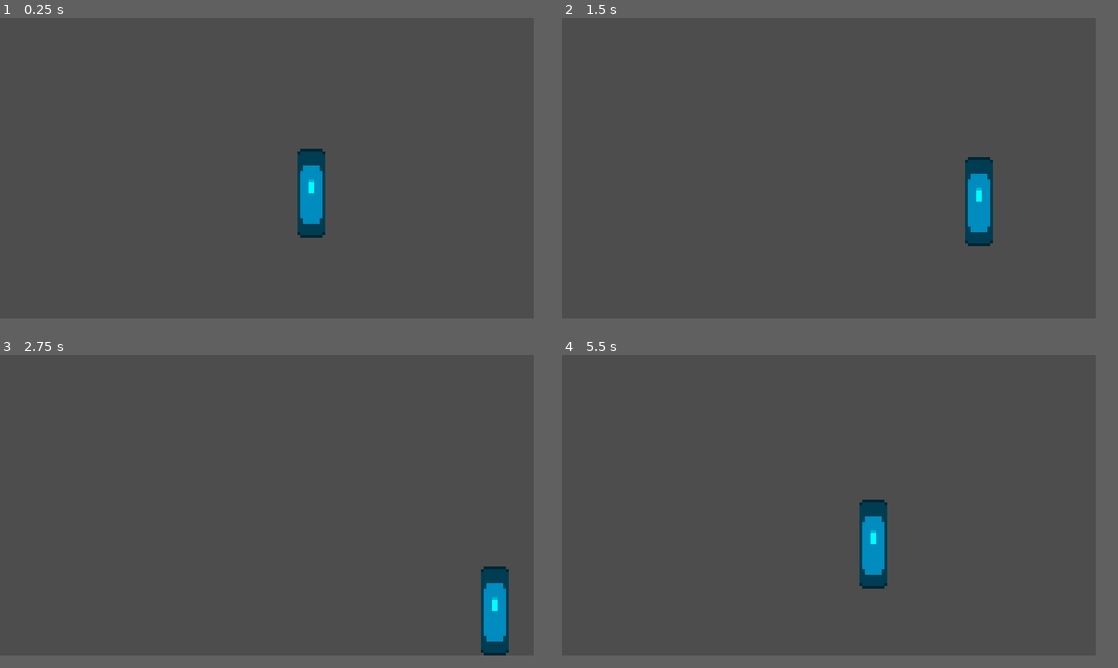
Above: before the commit, frames 1-4 (two rows, left to right).
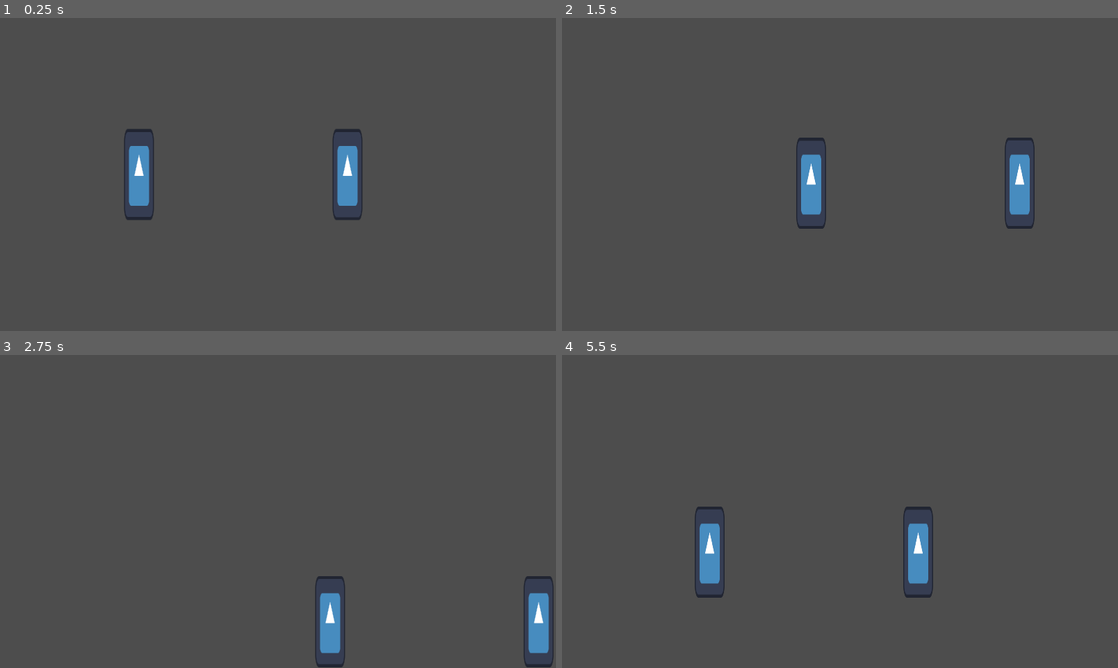
Above: after the commit, the same moments.

Repository: qvorr/fih
Game: Godot game, scene res://FightModeScene.tscn
Same seed, same stepped clock (60 frames per second), same inputs: the game is played once before the commit and once after it. The engine's default icon, where the game draws it, is replaced by a stand-in: a white triangle on a blue panel in a dark square.
Inputs:
- Up to frame 1 (0.25 s): no input
- Up to frame 2 (1.5 s): tap Enter at 0.5 s; hold D (move_right) 0.53-1.28 s; tap I (attack_high, bound only after the commit) at 0.6 s; tap M (attack_low, bound only after the commit) at 0.8, 1.35 s; hold S (move_down) from 1.28 s (still down)
- Up to frame 3 (2.75 s): tap K (attack_mid, bound only after the commit) at 1.55, 2.1 s; release S (move_down) at 2.03 s; hold D (move_right) from 2.03 s (still down); tap I (attack_high, bound only after the commit) at 2.3 s
- Up to frame 4 (5.5 s): release D (move_right) at 2.78 s; hold W (move_up) 2.78-3.53 s; tap I (attack_high, bound only after the commit) at 2.85, 4.55, 5.1 s; tap M (attack_low, bound only after the commit) at 3.05, 3.6, 5.3 s; hold A (move_left) 3.53-5.03 s; tap K (attack_mid, bound only after the commit) at 3.8, 4.35 s; hold S (move_down) from 5.03 s (still down)
In our replay, the window is 768x432 before the commit and 800x450 after it. These sizes can differ from the game's own. Grey fills any space a smaller window leaves; there, only what the larger window draws over its background counts as a difference.

The runs differ from the first frame. In frame 1, 3.2% of the frame differs, in the area x 22-66%, y 35-71%; in frame 2, 3.2%; in frame 3, 3.2%; in frame 4, 3.3%, in the area x 23-67%, y 46-78%.

Commit message:
player has multiple scripts

Diff:
--- a/FightModeScene.tscn
+++ b/FightModeScene.tscn
@@ -1,26 +1,13 @@
 [gd_scene format=3 uid="uid://4pqund3nukl7"]
 
-[ext_resource type="Script" uid="uid://bss4mgihbqfdc" path="res://character_body_2d.gd" id="1_y37ji"]
-[ext_resource type="Texture2D" uid="uid://4q335xxs2p" path="res://assets/icon.svg" id="2_7wp10"]
-
-[sub_resource type="RectangleShape2D" id="RectangleShape2D_1klgc"]
-size = Vector2(128, 128)
+[ext_resource type="PackedScene" uid="uid://ckudr8chj1kgo" path="res://player.tscn" id="1_rnk63"]
+[ext_resource type="Script" uid="uid://bss4mgihbqfdc" path="res://scripts/HealthAndTakeDamage.gd" id="2_y37ji"]
 
 [node name="FightModeScene" type="Node2D" unique_id=1821662636]
-modulate = Color(0, 1, 1, 1)
 
-[node name="CharacterBody2D" type="CharacterBody2D" parent="." unique_id=952579625]
-position = Vector2(112, 63.000046)
-scale = Vector2(0.08, 0.245)
-motion_mode = 1
-platform_on_leave = 2
-script = ExtResource("1_y37ji")
-SPEED = 50
-FRICTION = 190.0
-metadata/_edit_group_ = true
+[node name="Player" parent="." unique_id=1404003345 instance=ExtResource("1_rnk63")]
+position = Vector2(48, 54)
 
-[node name="Sprite2D" type="Sprite2D" parent="CharacterBody2D" unique_id=1927576328]
-texture = ExtResource("2_7wp10")
-
-[node name="CollisionShape2D" type="CollisionShape2D" parent="CharacterBody2D" unique_id=1602779084]
-shape = SubResource("RectangleShape2D_1klgc")
+[node name="Enemy" parent="." unique_id=892226742 instance=ExtResource("1_rnk63")]
+position = Vector2(120, 54)
+script = ExtResource("2_y37ji")
--- a/FishingScene.tscn
+++ b/FishingScene.tscn
@@ -1,38 +1,96 @@
 [gd_scene format=3 uid="uid://6fajfrmst3bl"]
 
-[ext_resource type="Texture2D" uid="uid://ujwhw65kf5be" path="res://assets/boat.png" id="1_ghtpf"]
-[ext_resource type="Script" uid="uid://cevliku7ntv51" path="res://animate_boat.gd" id="2_3qtlo"]
-[ext_resource type="Texture2D" uid="uid://dc0o4fu7tb6n8" path="res://assets/boat2.png" id="3_3qtlo"]
-
-[sub_resource type="RectangleShape2D" id="RectangleShape2D_w2kh6"]
-size = Vector2(105, 48)
+[ext_resource type="Script" uid="uid://cevliku7ntv51" path="res://scripts/animate_boat.gd" id="2_3qtlo"]
+[ext_resource type="Texture2D" uid="uid://bj48qskrylrlv" path="res://assets/scene 1/fisherman_scene_1.png" id="3_hwtv3"]
+[ext_resource type="Texture2D" uid="uid://0wo24h0yrhjw" path="res://assets/scene 1/boat.png" id="3_v62h4"]
+[ext_resource type="Texture2D" uid="uid://brdppn0eisgbu" path="res://assets/scene 1/sky.png" id="4_egw1k"]
+[ext_resource type="PackedScene" uid="uid://d0d0ff4caub5x" path="res://water.tscn" id="5_egw1k"]
+[ext_resource type="Texture2D" uid="uid://bbh1qsqpt0vc3" path="res://assets/scene 1/fishing_rod_frame_0.png" id="7_tobc7"]
+[ext_resource type="Texture2D" uid="uid://3hvvx4s12g35" path="res://assets/scene 1/fishing_rod_frame_1.png" id="8_431q5"]
+[ext_resource type="Texture2D" uid="uid://ld5sjd2hxcvy" path="res://assets/scene 1/fishing_rod_frame_2.png" id="9_fdsps"]
+[ext_resource type="Texture2D" uid="uid://bjc4pxjmmssrb" path="res://assets/scene 1/fishing_rod_frame_3.png" id="10_iuw0o"]
 
 [sub_resource type="RectangleShape2D" id="RectangleShape2D_nijv6"]
-size = Vector2(105, 48)
+size = Vector2(106, 20.205)
+
+[sub_resource type="CapsuleShape2D" id="CapsuleShape2D_w2kh6"]
+radius = 14.285721
+height = 45.714287
+
+[sub_resource type="SpriteFrames" id="SpriteFrames_w2kh6"]
+animations = [{
+"frames": [],
+"loop": 1,
+"name": &"default",
+"speed": 5.0
+}, {
+"frames": [{
+"duration": 3.0,
+"texture": ExtResource("7_tobc7")
+}, {
+"duration": 3.0,
+"texture": ExtResource("8_431q5")
+}, {
+"duration": 3.0,
+"texture": ExtResource("9_fdsps")
+}, {
+"duration": 3.0,
+"texture": ExtResource("10_iuw0o")
+}],
+"loop": 1,
+"name": &"fishing_rod",
+"speed": 5.0
+}]
 
 [node name="FishingScene" type="Node2D" unique_id=387741695]
 
-[node name="StaticBody2D" type="StaticBody2D" parent="." unique_id=902113227]
-visible = false
-position = Vector2(96, 57)
+[node name="skybox" type="Sprite2D" parent="." unique_id=791622317]
+z_index = -10
+position = Vector2(96, 55)
+texture = ExtResource("4_egw1k")
+
+[node name="boat" type="AnimatableBody2D" parent="." unique_id=60449869]
+position = Vector2(90, 53)
+script = ExtResource("2_3qtlo")
+step_time = 2.0
+
+[node name="BoatCollider" type="CollisionShape2D" parent="boat" unique_id=1244556774]
+position = Vector2(0, 14.32)
+shape = SubResource("RectangleShape2D_nijv6")
+
+[node name="BoatSprite" type="Sprite2D" parent="boat" unique_id=1647082775]
+z_index = 5
+texture_filter = 1
+texture = ExtResource("3_v62h4")
+offset = Vector2(6, -1)
+
+[node name="Player" type="CharacterBody2D" parent="boat" unique_id=696843904]
+position = Vector2(3, -4)
+scale = Vector2(0.5, 0.5)
 metadata/_edit_group_ = true
 
-[node name="CollisionShape2D" type="CollisionShape2D" parent="StaticBody2D" unique_id=1307168755]
-shape = SubResource("RectangleShape2D_w2kh6")
+[node name="PlayerCollider" type="CollisionShape2D" parent="boat/Player" unique_id=72860839]
+visible = false
+shape = SubResource("CapsuleShape2D_w2kh6")
 
-[node name="Sprite2D" type="Sprite2D" parent="StaticBody2D" unique_id=672945387]
-texture_filter = 1
-texture = ExtResource("1_ghtpf")
+[node name="PlayerSprite" type="Sprite2D" parent="boat/Player" unique_id=550039216]
+z_index = 4
+position = Vector2(-108, -48)
+texture = ExtResource("3_hwtv3")
+centered = false
 
-[node name="AnimatableBody2D" type="AnimatableBody2D" parent="." unique_id=60449869]
-position = Vector2(93, 57)
-script = ExtResource("2_3qtlo")
-step_time = 2.0
+[node name="Fishing-Rod" type="AnimatableBody2D" parent="boat/Player" unique_id=1697213914]
+z_index = 6
+position = Vector2(-156, -70)
+scale = Vector2(1.4285711, 1.4285711)
 metadata/_edit_group_ = true
 
-[node name="CollisionShape2D" type="CollisionShape2D" parent="AnimatableBody2D" unique_id=1244556774]
-shape = SubResource("RectangleShape2D_nijv6")
+[node name="Fishing-Rod-sprite" type="AnimatedSprite2D" parent="boat/Player/Fishing-Rod" unique_id=1002892323]
+position = Vector2(98.99999, 54.999996)
+sprite_frames = SubResource("SpriteFrames_w2kh6")
+animation = &"fishing_rod"
+autoplay = "fishing_rod"
 
-[node name="Sprite2D" type="Sprite2D" parent="AnimatableBody2D" unique_id=1647082775]
-texture_filter = 1
-texture = ExtResource("3_3qtlo")
+[node name="water" parent="." unique_id=1072951948 instance=ExtResource("5_egw1k")]
+z_index = 6
+position = Vector2(96, 53)
--- a/character_body_2d.gd
+++ /dev/null
@@ -1,27 +0,0 @@
-extends CharacterBody2D
-
-
-@export var SPEED = 50
-# const JUMP_VELOCITY = -400.0
-@export_range(0, 1000, 10) var FRICTION = 190
-
-
-func _physics_process(delta: float) -> void:
-	# keeps the character from moving outside the frame, and accounts for character size
-	var half_size = ($CollisionShape2D.shape.get_rect().size * global_scale) / 2.0
-	position = position.clamp(half_size, get_viewport_rect().size - half_size)
-
-
-	# stops the character when not pressing a direction
-
-	var direction = Input.get_vector("move_left", "move_right", "move_up", "move_down")
-	velocity = velocity.move_toward(direction*SPEED, FRICTION*delta)
-
-	#else:
-		#velocity = velocity.move_toward(Vector2.ZERO, FRICTION * delta)
-
-
-	#if velocity.length() > 0:
-		#velocity = velocity.normalized() * SPEED
-
-	move_and_slide()
--- /dev/null
+++ b/player.tscn
@@ -0,0 +1,76 @@
+[gd_scene format=3 uid="uid://ckudr8chj1kgo"]
+
+[ext_resource type="Script" uid="uid://vo1aet2585sx" path="res://scripts/PlayerMovement.gd" id="1_i3pqv"]
+[ext_resource type="Texture2D" uid="uid://4q335xxs2p" path="res://assets/icon.svg" id="2_hqtel"]
+[ext_resource type="Script" uid="uid://c6rr75g2yee11" path="res://scripts/KatanaHit.gd" id="3_sweqy"]
+[ext_resource type="Script" uid="uid://bss4mgihbqfdc" path="res://scripts/HealthAndTakeDamage.gd" id="4_hqtel"]
+
+[sub_resource type="RectangleShape2D" id="RectangleShape2D_1klgc"]
+size = Vector2(128, 128)
+
+[sub_resource type="RectangleShape2D" id="RectangleShape2D_w2kh6"]
+size = Vector2(182.8125, 51.020462)
+
+[sub_resource type="RectangleShape2D" id="RectangleShape2D_t8q3k"]
+size = Vector2(192.5, 33.571426)
+
+[sub_resource type="RectangleShape2D" id="RectangleShape2D_nijv6"]
+size = Vector2(185, 61.22444)
+
+[sub_resource type="RectangleShape2D" id="RectangleShape2D_n2j3b"]
+size = Vector2(186.875, 48.979588)
+
+[sub_resource type="RectangleShape2D" id="RectangleShape2D_7wp10"]
+size = Vector2(199.375, 35.15306)
+
+[node name="Player" type="CharacterBody2D" unique_id=1404003345]
+scale = Vector2(0.08, 0.245)
+motion_mode = 1
+platform_on_leave = 2
+
+[node name="Sprite2D" type="Sprite2D" parent="." unique_id=1141526292]
+texture = ExtResource("2_hqtel")
+
+[node name="CollisionShape2D" type="CollisionShape2D" parent="." unique_id=1522167820]
+shape = SubResource("RectangleShape2D_1klgc")
+
+[node name="Katana" type="Node2D" parent="." unique_id=192307028]
+script = ExtResource("3_sweqy")
+
+[node name="HighHit" type="Area2D" parent="Katana" unique_id=983801354]
+
+[node name="HighHitColl" type="CollisionShape2D" parent="Katana/HighHit" unique_id=2093563989]
+position = Vector2(162.5, -58.1633)
+shape = SubResource("RectangleShape2D_w2kh6")
+disabled = true
+
+[node name="OverHitColl" type="CollisionShape2D" parent="Katana/HighHit" unique_id=1828022404]
+position = Vector2(28.75, -81.17346)
+shape = SubResource("RectangleShape2D_t8q3k")
+disabled = true
+
+[node name="MidHit" type="Area2D" parent="Katana" unique_id=830866472]
+
+[node name="MidHitColl" type="CollisionShape2D" parent="Katana/MidHit" unique_id=13138186]
+position = Vector2(162.5, -2.0408936)
+shape = SubResource("RectangleShape2D_nijv6")
+disabled = true
+
+[node name="LowHit" type="Area2D" parent="Katana" unique_id=1539758977]
+
+[node name="LowHitColl" type="CollisionShape2D" parent="Katana/LowHit" unique_id=1279413773]
+position = Vector2(162.5, 53.061203)
+shape = SubResource("RectangleShape2D_n2j3b")
+disabled = true
+
+[node name="UnderHitColl" type="CollisionShape2D" parent="Katana/LowHit" unique_id=2132512956]
+position = Vector2(37.499985, 81.63265)
+shape = SubResource("RectangleShape2D_7wp10")
+
+[node name="Movement" type="Node2D" parent="." unique_id=605833367 node_paths=PackedStringArray("player", "collision_body")]
+script = ExtResource("1_i3pqv")
+player = NodePath("../CollisionShape2D")
+collision_body = NodePath("../CollisionShape2D")
+
+[node name="HealthAndDmgTk" type="Node2D" parent="." unique_id=823205053]
+script = ExtResource("4_hqtel")
--- a/project.godot
+++ b/project.godot
@@ -21,7 +21,7 @@
 window/size/viewport_height=108
 window/size/window_width_override=1728
 window/size/window_height_override=972
-window/stretch/mode="viewport"
+window/stretch/mode="canvas_items"
 window/stretch/scale_mode="integer"
 
 [dotnet]
@@ -42,11 +42,6 @@
 , Object(InputEventKey,"resource_local_to_scene":false,"resource_name":"","device":-1,"window_id":0,"alt_pressed":false …(186 unchanged characters)…
 ]
 }
-jump={
-"deadzone": 0.2,
-"events": [Object(InputEventKey,"resource_local_to_scene":false,"resource_name":"","device":-1,"window_id":0,"alt_pressed":false,"shift_pressed":false,"ctrl_pressed":false,"meta_pressed":false,"pressed":false,"keycode":0,"physical_keycode":32,"key_label":0,"unicode":32,"location":0,"echo":false,"script":null)
-]
-}
 move_up={
 "deadzone": 0.2,
 "events": [Object(InputEventKey,"resource_local_to_scene":false,"resource_name":"","device":-1,"window_id":0,"alt_press …(192 unchanged characters)…
@@ -59,6 +54,31 @@
 , Object(InputEventKey,"resource_local_to_scene":false,"resource_name":"","device":-1,"window_id":0,"alt_pressed":false …(186 unchanged characters)…
 ]
 }
+attack_high={
+"deadzone": 0.2,
+"events": [Object(InputEventKey,"resource_local_to_scene":false,"resource_name":"","device":-1,"window_id":0,"alt_pressed":false,"shift_pressed":false,"ctrl_pressed":false,"meta_pressed":false,"pressed":false,"keycode":0,"physical_keycode":73,"key_label":0,"unicode":105,"location":0,"echo":false,"script":null)
+]
+}
+attack_mid={
+"deadzone": 0.2,
+"events": [Object(InputEventKey,"resource_local_to_scene":false,"resource_name":"","device":-1,"window_id":0,"alt_pressed":false,"shift_pressed":false,"ctrl_pressed":false,"meta_pressed":false,"pressed":false,"keycode":0,"physical_keycode":75,"key_label":0,"unicode":107,"location":0,"echo":false,"script":null)
+]
+}
+attack_low={
+"deadzone": 0.2,
+"events": [Object(InputEventKey,"resource_local_to_scene":false,"resource_name":"","device":-1,"window_id":0,"alt_pressed":false,"shift_pressed":false,"ctrl_pressed":false,"meta_pressed":false,"pressed":false,"keycode":0,"physical_keycode":77,"key_label":0,"unicode":109,"location":0,"echo":false,"script":null)
+]
+}
+block-high={
+"deadzone": 0.2,
+"events": [Object(InputEventKey,"resource_local_to_scene":false,"resource_name":"","device":-1,"window_id":0,"alt_pressed":false,"shift_pressed":false,"ctrl_pressed":false,"meta_pressed":false,"pressed":false,"keycode":0,"physical_keycode":85,"key_label":0,"unicode":117,"location":0,"echo":false,"script":null)
+]
+}
+block_low={
+"deadzone": 0.2,
+"events": [Object(InputEventKey,"resource_local_to_scene":false,"resource_name":"","device":-1,"window_id":0,"alt_pressed":false,"shift_pressed":false,"ctrl_pressed":false,"meta_pressed":false,"pressed":false,"keycode":0,"physical_keycode":78,"key_label":0,"unicode":110,"location":0,"echo":false,"script":null)
+]
+}
 
 [physics]
 
--- /dev/null
+++ b/scripts/HealthAndTakeDamage.gd
@@ -0,0 +1,15 @@
+extends Node2D
+
+
+const DEFAULT_HEALTH_VALUE = 50
+const DAMAGE_ON_HIT = 5
+var health = DEFAULT_HEALTH_VALUE
+
+
+
+
+
+func _on_hit_body_entered(body: Node2D) -> void:
+	health -= DAMAGE_ON_HIT
+	print(health)
+	pass # Replace with function body.
--- /dev/null
+++ b/scripts/KatanaHit.gd
@@ -0,0 +1,44 @@
+extends Node2D
+@export var ATTACK_WINDOW = 0.3
+var isAttacking = false
+
+# Called when the node enters the scene tree for the first time.
+func _ready() -> void:
+
+	pass # Replace with function body.
+
+
+# Called every frame. 'delta' is the elapsed time since the previous frame.
+func _process(delta: float) -> void:
+	if Input.is_action_just_pressed("attack_high") && !isAttacking:
+		$HighHit/HighHitColl.disabled = false
+		$HighHit/OverHitColl.disabled = false
+		isAttacking = true
+		await get_tree().create_timer(ATTACK_WINDOW).timeout
+		print("yeah")
+		isAttacking = false
+		$HighHit/HighHitColl.disabled = true
+		$HighHit/OverHitColl.disabled = true
+
+	if Input.is_action_just_pressed("attack_mid") && !isAttacking:
+		$MidHit/MidHitColl.disabled = false
+		isAttacking = true
+		await get_tree().create_timer(ATTACK_WINDOW).timeout
+		isAttacking = false
+		print("mid")
+		$MidHit/MidHitColl.disabled = true
+
+	if Input.is_action_just_pressed("attack_low") && !isAttacking:
+		$LowHit/LowHitColl.disabled = false
+		$LowHit/UnderHitColl.disabled = false
+		isAttacking = true
+		await get_tree().create_timer(ATTACK_WINDOW).timeout
+		isAttacking = false
+		print("low")
+
+		$LowHit/LowHitColl.disabled = true
+		$LowHit/UnderHitColl.disabled = true
+
+
+func _on_hit_area_entered(area: Area2D) -> void:
+	pass # Replace with function body.
--- /dev/null
+++ b/scripts/PlayerMovement.gd
@@ -0,0 +1,34 @@
+extends Node2D
+
+@onready var player: CharacterBody2D = get_parent()
+@onready var player_shape: CollisionShape2D = get_parent().get_node("CollisionShape2D")
+@export var SPEED = 50
+@export_range(0, 1000, 10) var FRICTION = 190
+
+# Called when the node enters the scene tree for the first time.
+func _ready() -> void:
+	pass # Replace with function body.
+
+
+# Called every frame. 'delta' is the elapsed time since the previous frame.
+func _process(delta: float) -> void:
+	pass
+
+func _physics_process(delta: float) -> void:
+	#if not player or not collision_body:
+		#return
+		#
+
+
+
+
+	# stops the character smoothly when not pressing a direction
+
+	var direction = Input.get_vector("move_left", "move_right", "move_up", "move_down")
+	player.velocity = player.velocity.move_toward(direction*SPEED, FRICTION*delta)
+
+	player.move_and_slide()
+
+	# keeps the character from moving outside the frame, and accounts for character size
+	var half_size = (player_shape.shape.get_rect().size * player.global_scale) / 2.0
+	player_shape.position = player.position.clamp(half_size, get_viewport_rect().size - half_size)
--- /dev/null
+++ b/scripts/water.gd
@@ -0,0 +1,19 @@
+extends Node2D
+
+@export var water1_speed: float = 1
+@export var water2_speed: float = 1
+@export var water3_speed: float = 1
+@export var water4_speed: float = 1
+@export var foam_speed: float = 1
+const DELTA_SPEED = 3
+
+func _ready() -> void:
+	$Water1.autoscroll.x = water1_speed / DELTA_SPEED
+	$Water2.autoscroll.x = water2_speed / DELTA_SPEED
+	$Water3.autoscroll.x = water3_speed / DELTA_SPEED
+	$Water4.autoscroll.x = water4_speed / DELTA_SPEED
+	$Foam.autoscroll.x = foam_speed / DELTA_SPEED
+
+# Called every frame. 'delta' is the elapsed time since the previous frame.
+func _process(delta: float) -> void:
+	pass
--- /dev/null
+++ b/water.tscn
@@ -0,0 +1,48 @@
+[gd_scene format=3 uid="uid://d0d0ff4caub5x"]
+
+[ext_resource type="Script" uid="uid://tkqe2j32ph46" path="res://scripts/water.gd" id="1_746c1"]
+[ext_resource type="Texture2D" uid="uid://beg6ssmjvgkou" path="res://assets/scene 1/water/water1.png" id="2_3g7ry"]
+[ext_resource type="Texture2D" uid="uid://dho28pf0vlnqv" path="res://assets/scene 1/water/water3.png" id="3_wox83"]
+[ext_resource type="Texture2D" uid="uid://dq7gehwaox2q5" path="res://assets/scene 1/water/water2.png" id="4_ywqbu"]
+[ext_resource type="Texture2D" uid="uid://iy82u3aa7x80" path="res://assets/scene 1/water/water4.png" id="5_hn4mu"]
+[ext_resource type="Texture2D" uid="uid://s8het3ox45je" path="res://assets/scene 1/water/foam.png" id="6_ybsgd"]
+
+[node name="water" type="Node2D" unique_id=1072951948]
+position = Vector2(96, 31)
+script = ExtResource("1_746c1")
+water2_speed = 1.2
+water3_speed = 1.4
+water4_speed = 1.6
+foam_speed = 2.0
+metadata/_edit_group_ = true
+
+[node name="Water1" type="Parallax2D" parent="." unique_id=816234766]
+repeat_size = Vector2(1, 0)
+autoscroll = Vector2(1, 0)
+
+[node name="Sprite2D2" type="Sprite2D" parent="Water1" unique_id=2024808174]
+texture = ExtResource("2_3g7ry")
+
+[node name="Water3" type="Parallax2D" parent="." unique_id=1671207917]
+repeat_size = Vector2(1, 0)
+
+[node name="Sprite2D" type="Sprite2D" parent="Water3" unique_id=1845003463]
+texture = ExtResource("4_ywqbu")
+
+[node name="Water2" type="Parallax2D" parent="." unique_id=1882068922]
+repeat_size = Vector2(1, 0)
+
+[node name="Sprite2D" type="Sprite2D" parent="Water2" unique_id=1523832930]
+texture = ExtResource("3_wox83")
+
+[node name="Water4" type="Parallax2D" parent="." unique_id=1846928939]
+repeat_size = Vector2(1, 0)
+
+[node name="Sprite2D" type="Sprite2D" parent="Water4" unique_id=1279103753]
+texture = ExtResource("5_hn4mu")
+
+[node name="Foam" type="Parallax2D" parent="." unique_id=863151338]
+repeat_size = Vector2(1.96, 0)
+
+[node name="Sprite2D" type="Sprite2D" parent="Foam" unique_id=1938362986]
+texture = ExtResource("6_ybsgd")
Binary file changed: assets/boat2.png
Not shown, added: assets/scene 1/fish_long.png.import
Not shown, added: assets/scene 1/fish_many.png.import
Not shown, added: assets/scene 1/fish_normal.png.import
Not shown, added: assets/scene 1/fisherman.png.import
Not shown, added: assets/scene 1/fisherman_scene_1.png.import
Not shown, added: assets/scene 1/fishing_rod_frame_0.png.import
Not shown, added: assets/scene 1/fishing_rod_frame_1.png.import
Not shown, added: assets/scene 1/fishing_rod_frame_2.png.import
Not shown, changed: assets/scene 1/fishing_rod_frame_3.png.import
Renamed: character_body_2d.gd.uid -> scripts/HealthAndTakeDamage.gd.uid
Not shown, added: scripts/KatanaHit.gd.uid
(and 4 more such lines)
